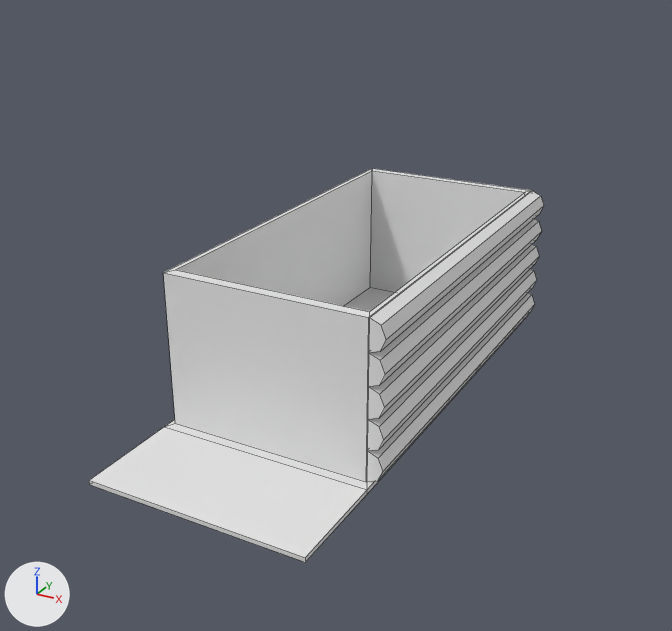
The Blender file RomanArzyle/A New Wooden Cabin.blend, before and after one commit.
One viewpoint serves both versions: a 50 mm lens placed at (7.88, -15.77, 9.83), pointed at (-0.43, -0.66, 2.28). Lighting does not change. The marker at lower left points along +X, +Y and +Z. Mesh edges are drawn as thin lines.
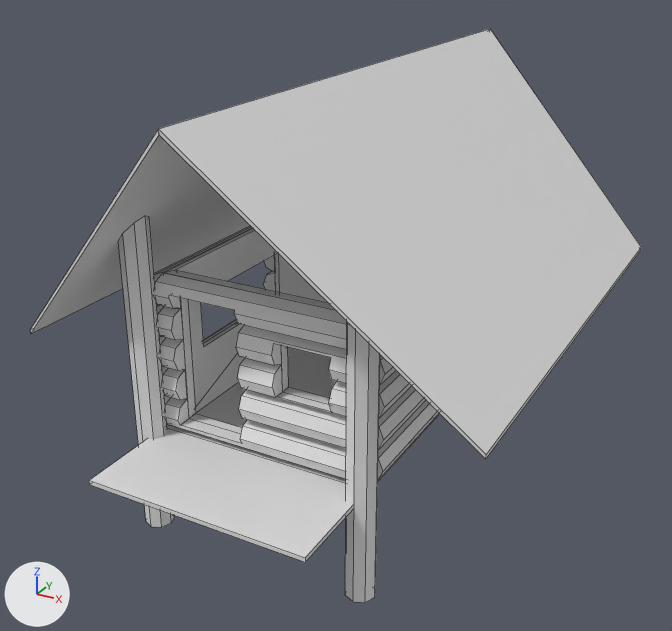
The edits, one by one:
me_cube_001 is used by ob_cube; location (-0.02, -0.1, 2.43); scale (2.0, 4.0, 0.0411).
me_cube_001 had 30 vertices, 27 faces and spanned x -1.0..1.1, y -1.5..1.1, z -35.8..39.3.
me_cube_001 now has 301 vertices, 254 faces and spans x -7.5..7.4, y -5.3..4.7, z -14.5..19.7.
me_cube_001 part 1: 301 vertices added at x -7.5..7.4, y -5.3..4.7, z -14.5..19.7.
me_cube_001 part 2: 30 vertices removed from x -1.0..1.1, y -1.5..1.1, z -35.8..39.3.
me_cylinder_006 is used by ob_cylinder; location (1.98, -3.7, 1.35); rotation (-1.571, 0.0, 0.0), in degrees (-90, 0, 0); scale (0.308, 0.308, 0.308).
me_cylinder_006 had 42 vertices, 35 faces and spanned x 0.0..1.0, y -8.7..1.0, z -1.0..25.0.
me_cylinder_006 now has 16 vertices, 9 faces and spans x -1.0..1.0, y -1.0..1.0, z -1.0..1.0.
Part 3, on me_cylinder_006:
36 vertices are removed from x 0.0..1.0, y -8.7..1.0, z -1.0..25.0.
35 faces are deleted.
1 vertex moves from x 1.0, y -1.9, z -1.0 to x 1.0, y 0.0, z 0.8.
10 vertices are added at x -1.0..0.7, y -1.0..1.0, z -1.0..1.0.
9 new faces join them.
Mesh me_plane_001 is new.
It has 32 vertices, 28 faces and spans x -1.0..1.02, y -1.3..1.3, z -2.0..0.02.
Object 'Cube' (ob_cube) moves from (-0.02, -0.1, 2.43) to (-0.03, -0.14, 2.42).
Object 'Cube' (ob_cube) turns from (0, 0, 0) to (-90, 0, -180) degrees about x, y and z.
Object 'Cube' (ob_cube) is rescaled from (2.0, 4.0, 0.0411) to (0.308, 0.308, 0.308).
Object 'Cylinder' (ob_cylinder) turns from (-90, 0, 0) to (0, 0, 0) degrees about x, y and z.
Object 'Cylinder' (ob_cylinder) moves from (1.98, -3.7, 1.35) to (2.13, 4.16, 2.16).
Object 'Cylinder' (ob_cylinder) is rescaled from (0.308, 0.308, 0.308) to (0.27, 0.27, 3.04).
Object 'Cylinder' (ob_cylinder) gains a MIRROR modifier named 'Mirror'.
Modifier setting: use_axis = (True, False, True).
Modifier setting: mirror_object = ob_cube.
Object 'Plane.001' (ob_plane_001) is new; it shows me_plane_001.
Its location is (-2.21, 0.0, 4.91).
Its rotation in degrees is (0, -45, 0).
Its scale is (3.08, 4.77, 3.08).

Location of each change, [x1, y1, x2, y2] in pixels of the pictures (672 x 631 px):
'Plane.001', added: after [30, 29, 641, 459]
'Cube', reshaped, moved, turned, rescaled: before [89, 168, 532, 562]; after [89, 227, 440, 562]
'Cylinder', reshaped, moved, turned, rescaled, modifiers changed: before [366, 191, 544, 482]; after [118, 216, 380, 602]
part 1 of me_cube_001, added: after [89, 227, 440, 562]
part 2 of me_cube_001, deleted: before [89, 168, 532, 562]
